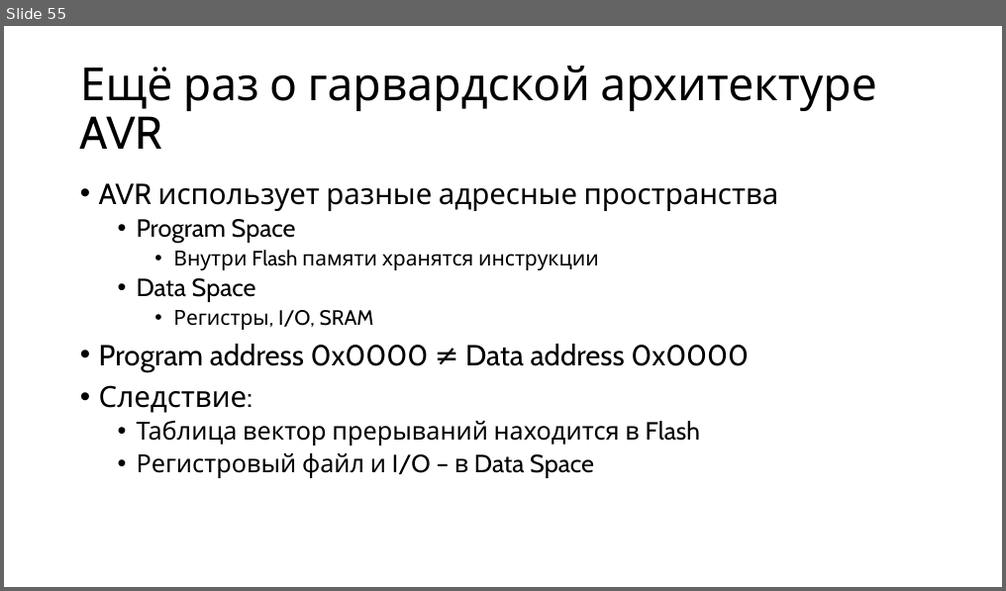
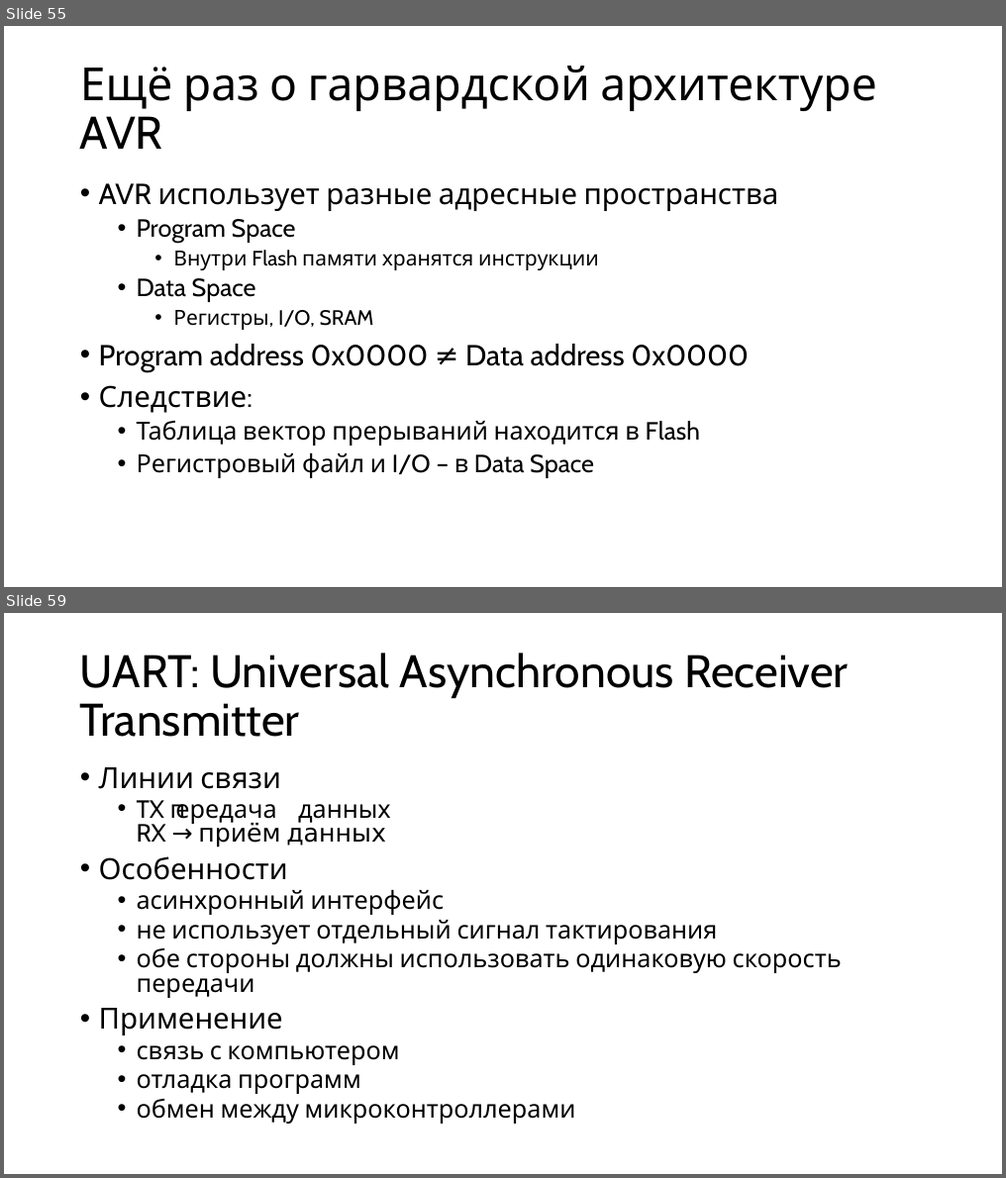
Before and after one commit to alexey-malov/mpp, a slide deck: lectures/14/Microcontroller Programming.pptx. Shown one above the other, each under a label of ours: slide 55 before the commit, slides 55 and 59 after it; the slides between them are not shown. The pictures are 1006x591 and 1006x1178 pixels, drawn with LibreOffice and Linux fonts; fonts in the diff are those of the drawing. Boxes give left, top, right and bottom in pixels: in the first picture for what was removed or moved away, otherwise in the second. Text is boxed around its words. In the diff, an @@ line names an element or a change of style, - is before the commit and + after.

Commit message:
Обновил лекцию по микроконтроллерам

```diff
--- a/lectures/14/Microcontroller Programming.pptx
+++ b/lectures/14/Microcontroller Programming.pptx
@@ slide 59 added at (4,613,1002,1174), background #FFFFFF @@
@@ title added at (80,653,848,737), 44 pt, text #000000 @@
+UART: Universal Asynchronous Receiver Transmitter
@@ text added at (99,767,842,1124), 24 pt, text #000000 @@
+• Линии связи
+  • TX → передача данных
+    RX → приём данных
+• Особенности
+  • асинхронный интерфейс
+  • не использует отдельный сигнал тактирования
+  • обе стороны должны использовать одинаковую скорость передачи
+• Применение
+  • связь с компьютером
+  • отладка программ
+  • обмен между микроконтроллерами
```
Also in this commit, not shown: 1 slide changed, 31 other slides added, 1 slide removed.
